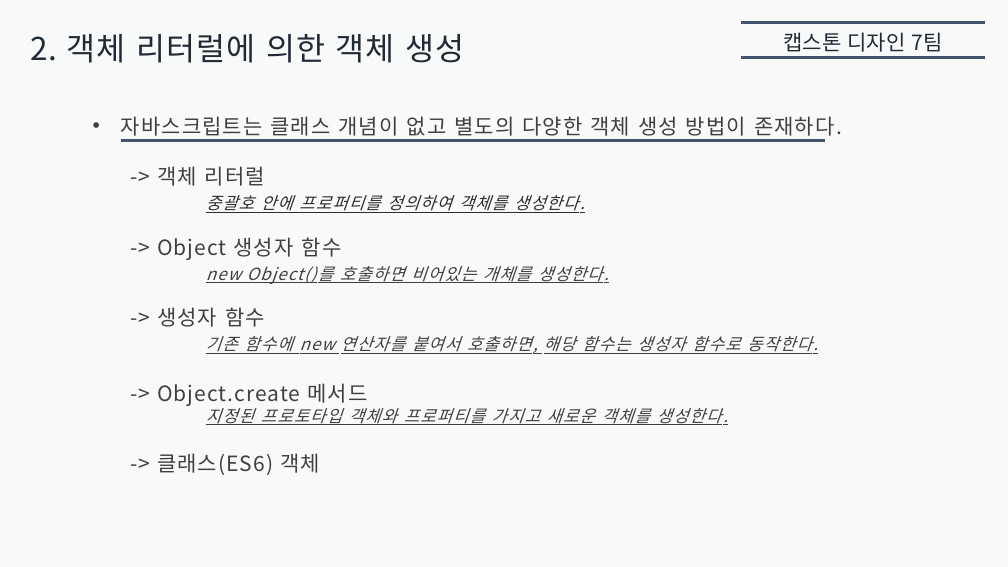
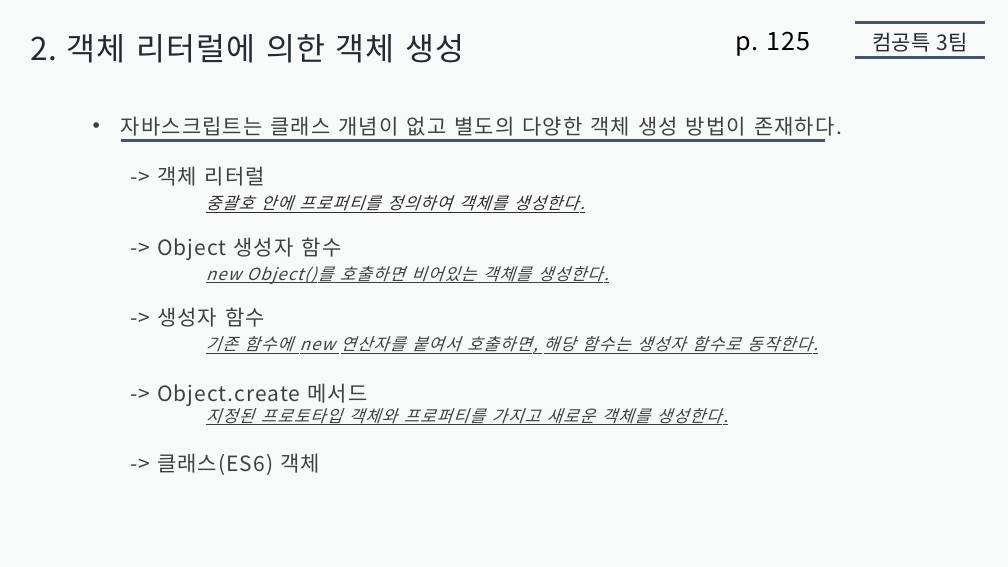
Before and after one commit to jaehoo1/Modern-JavaScript-Deep-Dive, a slide deck: slide 7 of 05. 객체 리터럴/presentation5/Alisherka7/알레셰르.pptx. Drawn at 1008x567 pixels with LibreOffice and Linux fonts; fonts in the diff are those of the drawing. Boxes give left, top, right and bottom in pixels: in the first picture for what was removed or moved away, otherwise in the second. Text is boxed around its words. In the diff, an @@ line names an element or a change of style, - is before the commit and + after.

```diff
--- a/05. 객체 리터럴/presentation5/Alisherka7/알레셰르.pptx
+++ b/05. 객체 리터럴/presentation5/Alisherka7/알레셰르.pptx
@@ line moved from (741, 22) - (985, 22) to (855, 22) - (985, 22) @@
@@ text added at [735,31,810,56], 24 pt, text #000000 @@
+p. 125
@@ text removed at [784,32,942,52] @@
-캡스톤 디자인 7팀
@@ line moved from (741, 57) - (985, 57) to (855, 57) - (985, 57) @@
@@ text added at [872,32,967,52], 20 pt, text #222A35 @@
+컴공특 3팀
@@ text at [206,266,609,284]: text changed @@
-  new Object()를 호출하면 비어있는 개체를 생성한다.
+  new Object()를 호출하면 비어있는 객체를 생성한다.
```
Also in this commit, not shown: 11 other slides changed.
